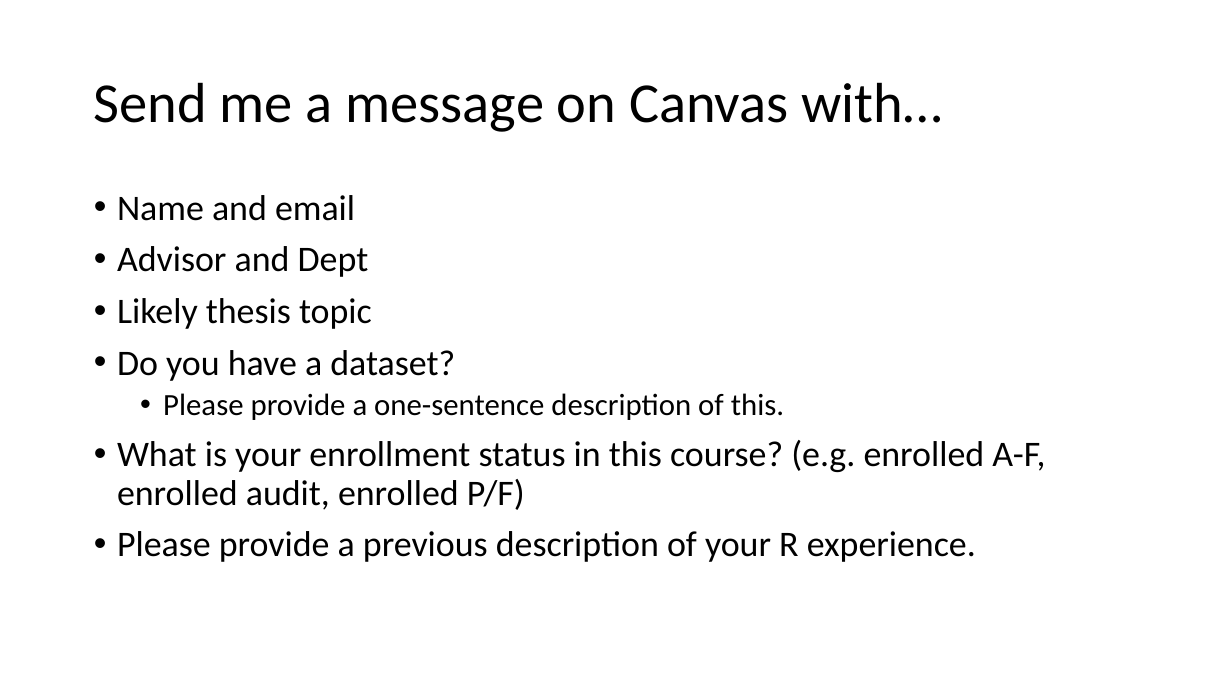
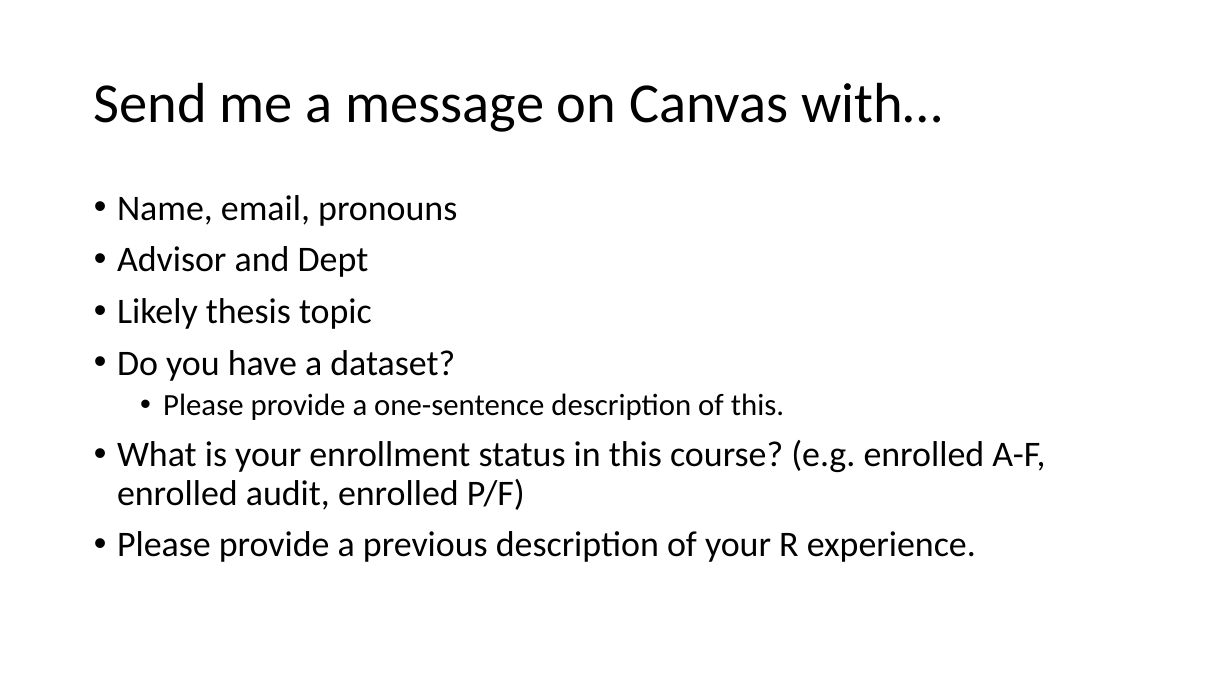
Before and after one commit to VTQuantMethodsEEB/klangwig, a slide deck: slide 3 of lectures/week_1_intro_to_R/le1_intro_to_R.pptx. Drawn at 1232x693 pixels with LibreOffice and Linux fonts; fonts in the diff are those of the drawing. Boxes give left, top, right and bottom in pixels: in the first picture for what was removed or moved away, otherwise in the second. Text is boxed around its words. In the diff, an @@ line names an element or a change of style, - is before the commit and + after.

```diff
--- a/lectures/week_1_intro_to_R/le1_intro_to_R.pptx
+++ b/lectures/week_1_intro_to_R/le1_intro_to_R.pptx
@@ text at (117,195,457,226): text changed @@
-• Name and email
+• Name, email, pronouns
```
Also in this commit, not shown: 3 other slides changed, 5 slides added, 6 other files.
